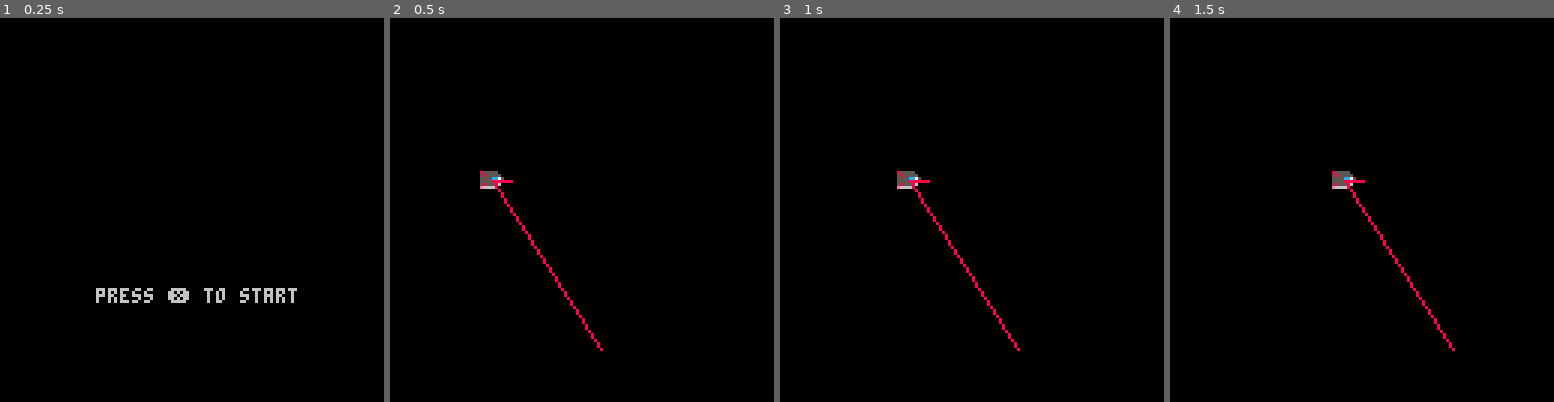
Above: before the commit, frames 1-4 (left to right).
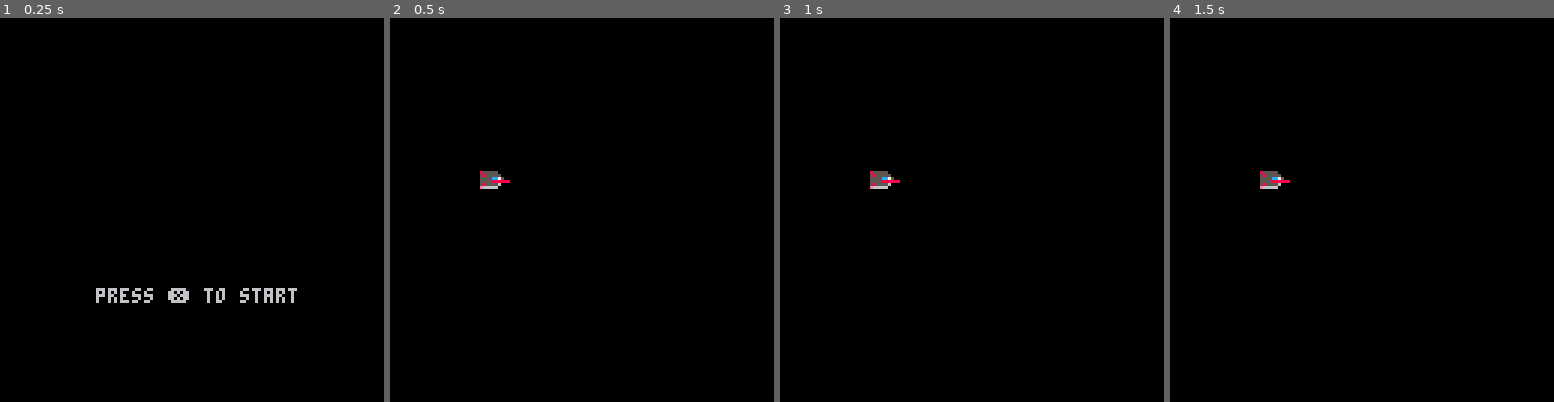
Above: after the commit, the same moments.

Repository: thoughtlesslabs/lasthuman
Game: PICO-8 cartridge lasthuman.p8
The game is run twice, just before and just after one commit, with the same random seed, the same clock (stepped at 60 frames per second) and the same inputs.
Inputs:
- Up to frame 1 (0.25 s): no input
- Up to frame 2 (0.5 s): tap X (X key) at 0.33 s
- Up to frame 3 (1 s): tap O (Z key) at 0.7 s
- Up to frame 4 (1.5 s): tap X (X key) at 1.07 s

Frame 1 is identical in both runs. In frame 2, 0.3% of the frame differs, in the area x 27-56%, y 42-87%; in frame 3, 0.9%; in frame 4, 0.9%, in the area x 23-75%, y 39-87%.

Commit message:
Better movement

Diff:
--- a/lasthuman.p8
+++ b/lasthuman.p8
@@ -5,16 +5,14 @@
 -- chapter 4
 
 function _init()
- _update60= update_menu
-	_draw= draw_menu
+ _update60 = update_menu
+	_draw = draw_menu
 	init_player(30,50,1)
 	init_map()
 	reading=false
 	gameover = false
 	logoy=-30
 	logody=40
-	rotation = 1
-	turnspeed = 5
 	debug=""
 end
 
@@ -33,9 +31,9 @@
 	p = {}
 	p.x = px
 	p.y = py
-	p.dx = px
-	p.dy = py
 	p.tx = 0
+	p.nx = cos(p.tx)*5 + p.x+4
+	p.ny = sin(p.tx)*5 + p.y+4
 	p.acc = 0
 	p.sprite = sp
 end
@@ -65,9 +63,16 @@
 end
 
 function move_player()
+	p.nx = cos(p.tx)*5 + p.x+4
+	p.ny = sin(p.tx)*5 + p.y+4
+
 	if btn(0) then p.tx += 0.01 end
 	if btn(1) then p.tx -= 0.01 end
-	if btn(4) then p.acc = 0.5 end
+	if btn(2) then p.acc += 0.01 end
+	if btn(3) then p.acc -= 0.01 end
+
+	p.acc = mid(0,p.acc,1)
+
 
 	if p.tx > 1 then
 		p.tx = 0.01
@@ -98,8 +102,7 @@
 	draw_map()
 	draw_player()
 	print(debug)
-	line(p.x+4,p.y+4,p.x+10,p.y+4)
-	line(p.x+4,p.y+4,p.x+10+p.dx,p.y+10+p.dy,8)
+	line(p.x+4,p.y+4,p.nx,p.ny,8)
 end
 
 function draw_map()
